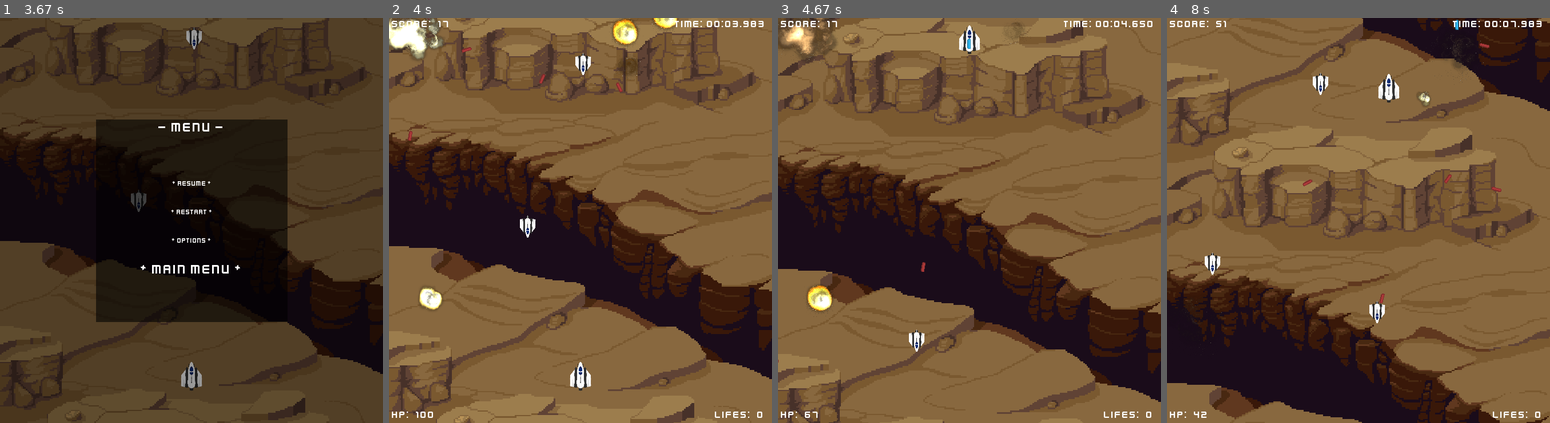
Above: before the commit, frames 1-4 (left to right).
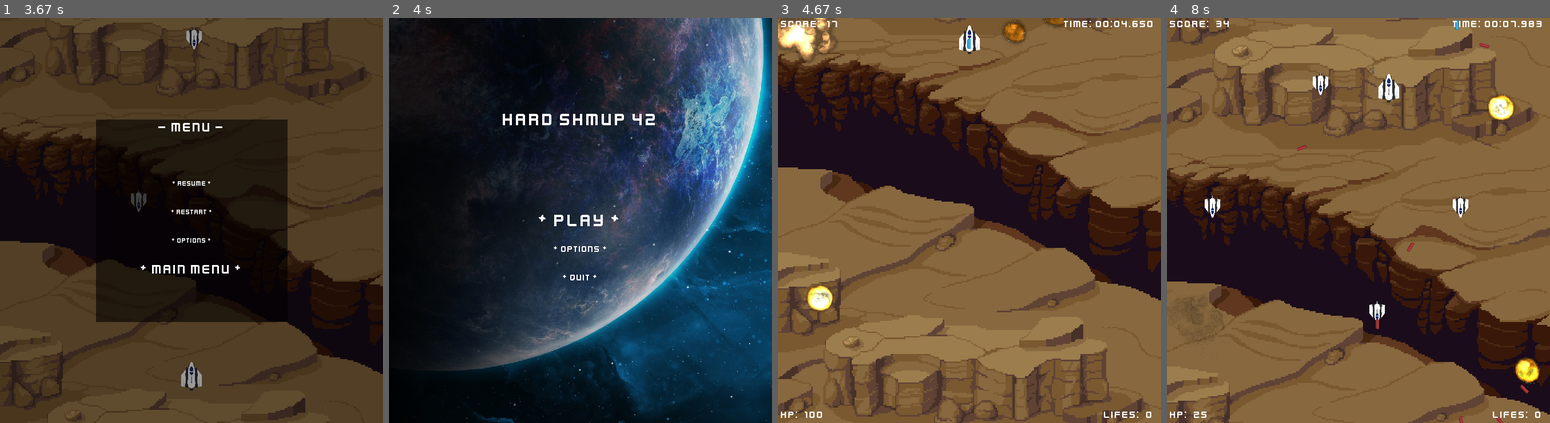
Above: after the commit, the same moments.

Repository: 2ndcouteau/Py_shmup
Game: pygame game, started from srcs/main.py
Same seed, same stepped clock (60 frames per second), same inputs: the game is played once before the commit and once after it.
Inputs:
- Up to frame 1 (3.67 s): tap Enter at 0.33 s; tap Backspace at 0.67 s; hold Enter 1-1.47 s; hold Up 1-1.47 s; hold W 1-1.47 s; tap Space at 1.07, 1.37, 2.07, 2.37, 2.57, 2.87, 3.13 s; hold Right 2-2.47 s; hold D 2-2.47 s; tap E at 2.15 s; hold Left 2.5-3.03 s; hold A 2.5-3.03 s; hold Down 3.07-3.37 s; hold S 3.07-3.37 s
- Up to frame 2 (4 s): tap Enter at 3.83 s
- Up to frame 3 (4.67 s): hold Enter 4.17-4.53 s; hold Up 4.17-4.53 s; hold W 4.17-4.53 s; tap Space at 4.23, 4.63 s; hold Up from 4.57 s (still down); hold W from 4.57 s (still down)
- Up to frame 4 (8 s): tap E at 4.72, 6.18, 7.52 s; release Up at 4.93 s; release W at 4.93 s; hold Right 4.97-5.6 s; hold D 4.97-5.6 s; tap Space at 5.03, 5.33, 5.7, 6.1, 6.4, 6.6, 6.9, 7.1, 7.43, 7.73, 7.93 s; hold Down 5.63-6 s; hold S 5.63-6 s; hold Left 6.03-6.5 s; hold A 6.03-6.5 s; hold Right 6.53-7 s; hold D 6.53-7 s; hold Up 7.03-7.33 s; hold W 7.03-7.33 s; hold Right 7.37-7.83 s; hold D 7.37-7.83 s; hold Left from 7.87 s (still down); hold A from 7.87 s (still down)

Frame 1 is identical in both runs. In frame 2, 92% of the frame differs, in the area x 0-100%, y 0-100%; in frame 3, 62%; in frame 4, 61%.

Commit message:
[ADD] Management Back Text Menu with enter selection [UPDATE] Move Text_menu declaration in Menu_object __init__ [UPDATE] Correct game initialization for restart game and restart level

Diff:
--- a/srcs/class_Event.py
+++ b/srcs/class_Event.py
@@ -64,8 +64,8 @@
 			# if g.player.lives < 0:
 			# 	g.mode = F_MAIN_MENU	# change to load_menu()
 			# else:
-			g.mode = F_LEVEL_MENU	# change to load_menu()
-			g.player.reinitialization(g)
+			g.mode = F_LEVEL_MENU	# Change to DEATH_MENU
+			g.player.init_game(g)	# Remove in DEATH_MENU
 		for input, func in game_event.items():
 			if keys[input]:
 				func[0](*func[1:])
@@ -136,39 +136,21 @@
 
 	def main_menu(g, keys):
 
-		if keys[K_RETURN]:
-
-			# Main_menu[g.text_main_menu.new_pos](Main_menu, g)
-
-			g.restart_game() ## Init_game() with some differente base value
-			g.mode = F_GAME
-			# g.main_menu_music.pause()
-			music.load(os.path.join(media_folder, 'game_music.wav'))
-			music.play(-1)
-			# g.music_level.play(-1)
-			print("Entrée")
-
 		g.menu_timer -= g.dt
 		if g.menu_timer <= 0:
-			# print ("Move OK")
+			if keys[K_RETURN]:
+				g.main_menu.function[g.main_menu.text.new_pos - 1](g)
+				g.menu_timer = MENU_INPUT_DELAY
 			if keys[K_UP]:
-				g.text_main_menu.move_up()
+				g.main_menu.text.move_up()
 				g.menu_timer = MENU_INPUT_DELAY
 			if keys[K_DOWN]:
-				g.text_main_menu.move_down()
+				g.main_menu.text.move_down()
 				g.menu_timer = MENU_INPUT_DELAY
 
 
 	def level_menu(g, keys):
-			# RESUME
-			# RESTART
-			# OPTIONS_LEVEL
-			# MAIN_MENU
 
-		if (g.player.hp > 0):
-			if keys[K_RETURN]:
-				g.mode = F_GAME
-				music.unpause()
 		if keys[K_r]:
 			g.restart_game()
 			g.mode = F_GAME
@@ -181,12 +163,14 @@
 
 		g.menu_timer -= g.dt
 		if g.menu_timer <= 0:
-			# print ("Move OK")
+			if keys[K_RETURN]:
+				g.level_menu.function[g.level_menu.text.new_pos - 1](g)
+				g.menu_timer = MENU_INPUT_DELAY
 			if keys[K_UP]:
-				g.text_level_menu.move_up()
+				g.level_menu.text.move_up()
 				g.menu_timer = MENU_INPUT_DELAY
 			if keys[K_DOWN]:
-				g.text_level_menu.move_down()
+				g.level_menu.text.move_down()
 				g.menu_timer = MENU_INPUT_DELAY
 
 
--- a/srcs/class_Game.py
+++ b/srcs/class_Game.py
@@ -12,6 +12,7 @@
 from class_Enemy		import Enemy
 from class_Background	import Level_background, Level_menu_background, Main_menu_background
 from class_Text			import Text_main_menu, Text_level_menu, Text_game_level
+from class_Menu			import Main_menu, Level_menu
 
 from constants			import (X_WINDOW, Y_WINDOW,
 								ENEMIES_SPAWN_FREQUENCY, NEUTRALS_SPAWN_FREQUENCY,
@@ -116,9 +117,13 @@
 
 		# Level_text(self, "Hello  Game  !!", (0, 0))
 		# Level_menu_text(self, "** Main menu **", (self.level_menu_backgrounds[1].rect.x, 0), cx=True)
-		self.text_main_menu = Text_main_menu()
-		self.text_level_menu = Text_level_menu()
+		# self.text_main_menu = Text_main_menu()
+		# self.text_level_menu = Text_level_menu()
 		self.text_game_level = Text_game_level(self)
+
+		self.level_menu = Level_menu(self)
+		self.main_menu = Main_menu(self)
+
 		# Main_menu_text(self, "* Menu *", (X_WINDOW / 2, Y_WINDOW /2), cx=True)
 
 		# self.neutrals = []
@@ -195,5 +200,16 @@
 		self.sprites_enemies_shoots.empty()
 		self.sprites_allies_shoots.empty()
 
-		self.player.reinitialization(self)
+		self.player.init_game(self)
 		self.level_backgrounds_reinitialization()
+
+
+	def restart_level(self):
+		# Clear all Useless sprites lists
+		self.all_sprites.empty()
+		self.sprites_enemies.empty()
+		self.sprites_enemies_shoots.empty()
+		self.sprites_allies_shoots.empty()
+
+		self.player.init_level(self)
+		self.level_backgrounds_reinitialization()
--- a/srcs/class_Layout.py
+++ b/srcs/class_Layout.py
@@ -57,7 +57,7 @@
 		g.sprites_level_menu_backgrounds.draw(g.window)
 		# g.sprites_level_menu_text.draw(g.window)
 
-		g.text_level_menu.draw_text(g.window)
+		g.level_menu.text.draw_text(g.window)
 		pygame.display.flip()
 
 	def draw_main_menu_sprites(self, g):
@@ -66,6 +66,6 @@
 		g.sprites_main_menu_backgrounds.draw(g.window)
 		# g.sprites_main_menu_text.draw(g.window)
 
-		g.text_main_menu.draw_text(g.window)
+		g.main_menu.text.draw_text(g.window)
 
 		pygame.display.flip()
--- a/srcs/class_Menu.py
+++ b/srcs/class_Menu.py
@@ -1,11 +1,19 @@
 #!/usr/bin/python3
 # _*_ coding: Utf-8 -*
 
+import os
 import pygame
 
 # from class_Event	import Event
-from constants		import (X_WINDOW,
-							Y_WINDOW)
+from pygame.mixer	import music
+
+# from class_Layout	import Layout
+from class_Text		import Text_main_menu, Text_level_menu, Text_game_level
+from constants		import (X_WINDOW, Y_WINDOW,
+							F_GAME, F_MAIN_MENU, F_LEVEL_MENU,
+							PLAY, OPTIONS_MAIN, QUIT,
+							RESUME, RESTART, OPTIONS_LEVEL, MAIN_MENU,
+							media_folder)
 
 
 
@@ -14,46 +22,75 @@
 	def __init__(self, g):
 		self.toto = 0
 
-	# def main_menu(self, g):
+
 	# def level_menu(self, g): # run
-	# 	Event.manage(Event, g)
-	# 	g.text_main_menu.update()
-	# 	Layout.draw_main_menu_sprites(Layout, g)
-	#
 	# 	Event.manage(Event, g)
 	# 	g.text_level_menu.update()
 	# 	Layout.draw_level_menu_sprites(Layout, g)
 
 
+
+
 class Main_menu():
 	def __init__(self, g):
-		Menu.__init__(self)
+		Menu.__init__(self, g)
 
-		self.main_function = []
-		self.main_function.insert(PLAY, play_game)
-		self.main_function.insert(OPTIONS_MAIN, options_main)
-		self.main_function.insert(QUIT, quit)
+		self.text = Text_main_menu()
 
-	def play_game(self, g):
-		g.restart_game() ## Init_game() with some differente base value
-		g.mode = F_GAME
-		# g.main_menu_music.pause()
-		music.load(os.path.join(media_folder, 'game_music.wav'))
-		music.play(-1)
-		# g.music_level.play(-1)
-		print("Play Game")
+		def play_game(g):
+			g.restart_game() ## Init_game() with some differente base value
+			g.mode = F_GAME
+			# g.main_menu_music.pause()
+			music.load(os.path.join(media_folder, 'game_music.wav'))
+			music.play(-1)
+			# g.music_level.play(-1)
+			print("Play Game")
 
-	def options_main(self, g):
-		print("Main options")
+		def options_main(g):
+			print("Main options")
 
-	def quit(self, g):
-		exit()
+		def quit(g):
+			exit()
+
+		self.function = []
+		self.function.insert(PLAY, play_game)
+		self.function.insert(OPTIONS_MAIN, options_main)
+		self.function.insert(QUIT, quit)
+
+	# def run(g): #run
+	# 	Event.manage(Event, g)
+	# 	g.text_main_menu.update()
+	# 	Layout.draw_main_menu_sprites(Layout, g)
 
 
 
 
-#
-# class Level_menu(Menu):
-# 	def __init__(self, g):
-# 		Menu.__init__(self)
-#
+class Level_menu(Menu):
+	def __init__(self, g):
+		Menu.__init__(self, g)
+
+		self.text = Text_level_menu()
+
+		def resume_level(g):
+			g.mode = F_GAME
+			music.unpause()
+
+		def restart_level(g):
+			g.restart_level()
+			g.mode = F_GAME
+			music.rewind()
+			music.play(-1)
+
+		def options_level(g):
+			print("Level options")
+
+		def main_menu(g):
+			g.mode = F_MAIN_MENU
+			music.load(os.path.join(media_folder, 'main_menu_music.wav'))
+			music.play(-1)
+
+		self.function = []
+		self.function.insert(RESUME, resume_level)
+		self.function.insert(RESTART, restart_level)
+		self.function.insert(OPTIONS_LEVEL, options_level)
+		self.function.insert(MAIN_MENU, main_menu)
--- a/srcs/class_Player.py
+++ b/srcs/class_Player.py
@@ -58,7 +58,7 @@
 			# Reset the countdown timer to one second.
 			self.timer = PLAYER_SHOOT_FREQUENCY
 
-	def reinitialization(self, g):
+	def init_game(self, g):
 		# Init player position and spec
 		self.rect.x = (X_WINDOW / 2) - self.size[0] / 2
 		self.rect.y = Y_WINDOW - 150
@@ -73,5 +73,18 @@
 		g.sprites_players.add(self)
 		g.all_sprites.add(self)
 
+	def init_level(self, g):
+		# Init player position and spec
+		self.rect.x = (X_WINDOW / 2) - self.size[0] / 2
+		self.rect.y = Y_WINDOW - 150
+		self.hp = PLAYER_HP
+
+		self.start_time = time.time()
+		self.time = time.time()
+		self.score = 0
+
+		g.sprites_players.add(self)
+		g.all_sprites.add(self)
+
 	def update(self):
 		self.time = time.time() - self.start_time
--- a/srcs/main.py
+++ b/srcs/main.py
@@ -44,12 +44,12 @@
 		elif (g.mode is F_LEVEL_MENU):
 			# Menu.level_menu(Menu, g)
 			Event.manage(Event, g)
-			g.text_level_menu.update()
+			g.level_menu.text.update()
 			Layout.draw_level_menu_sprites(Layout, g)
-		else :
+		elif (g.mode is F_MAIN_MENU):
 			# Menu.main_menu(Menu, g)
 			Event.manage(Event, g)
-			g.text_main_menu.update()
+			g.main_menu.text.update()
 			Layout.draw_main_menu_sprites(Layout, g)
 
 
Not shown, changed: todo.md
